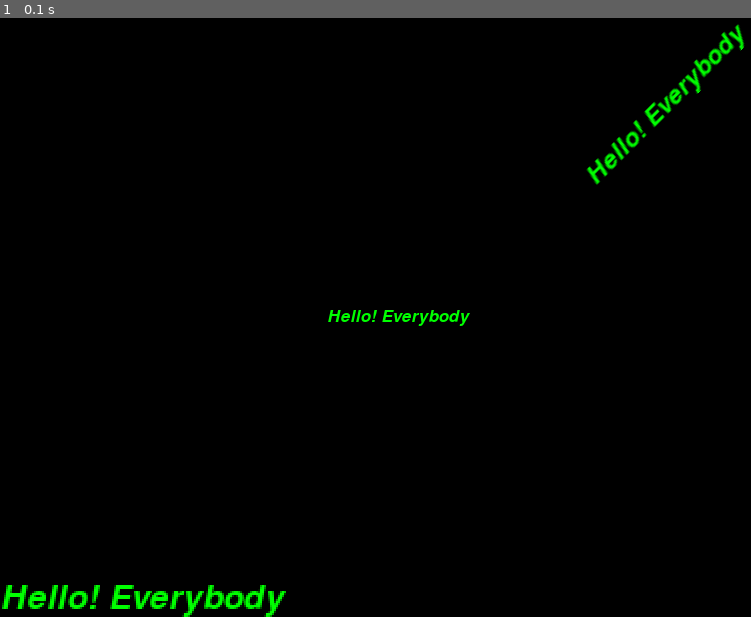
Above: before the commit, frame 1.
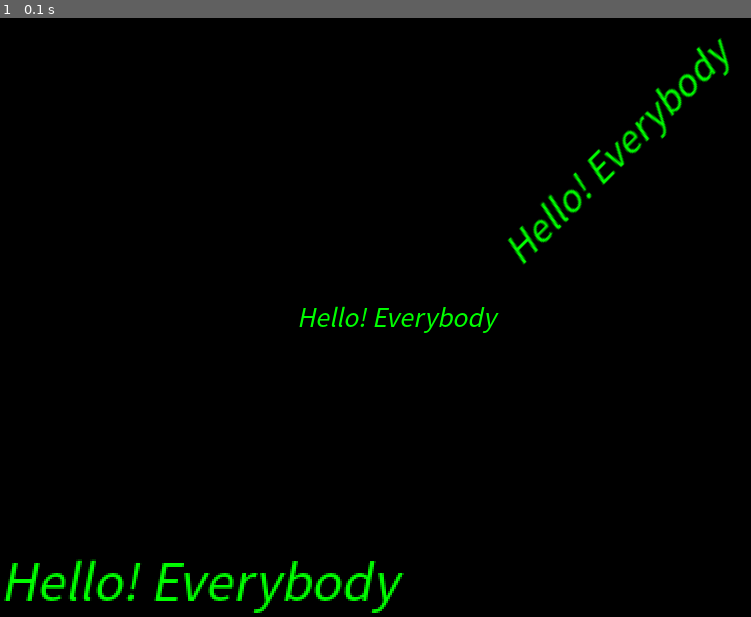
Above: after the commit, the same moment.

Repository: bruce12452002/pygameProject
Game: pygame game, started from 3.text.py
Two runs of this game, one before a commit and one after it. Both use one fixed random seed, a clock stepped at 60 frames per second and the inputs below.
Inputs:
- Up to frame 1 (0.1 s): no input

The runs differ from the first frame. In frame 1, 3.3% of the frame differs, in the area x 0-100%, y 1-100%.

Commit message:
add music and sound

Diff:
--- a/3.text.py
+++ b/3.text.py
@@ -8,7 +8,7 @@
 
 # Font(路徑, 大小)
 print(pg.font.get_fonts())  # 查看所有可用的字體
-font = pg.font.SysFont("Herculanum", 25, bold=False, italic=True)  # 字體，大小，粗體，斜體
+font = pg.font.SysFont("applesdgothicneo", 25, bold=False, italic=True)  # 字體，大小，粗體，斜體
 # font = pg.font.Font("xxx.ttf", 25)
 
 # render(文字, 是否平滑, 顏色, 背景色（預色透明）)
--- a/AirPlane/AirPlane.py
+++ b/AirPlane/AirPlane.py
@@ -1,3 +1,4 @@
+import math
 import random
 
 import pygame as pg
@@ -9,10 +10,19 @@
 pg.display.set_caption("打飛機")
 pg.display.set_icon(pg.image.load("../images/airplane.png"))
 PLAYER_STEP = 50
-# MONSTER_STEP = 3
+score = 0  # 玩家分數
+# game_over = False
 
 # 背景圖
 background_picture = pg.transform.scale(pg.image.load("background.jpeg"), (WIDTH, HEIGHT))
+
+# 背景音樂
+pg.mixer.music.load("../music/bacteria.mp3")
+pg.mixer.music.play(-1)
+
+# 音效
+bomb = pg.mixer.Sound("../sound/bomb.mp3")  # 敵人死掉的爆炸聲
+ju = pg.mixer.Sound("../sound/laser.mp3")  # 子彈發出的音效
 
 # 畫飛機
 airplane = pg.image.load("../images/airplane.png")
@@ -32,12 +42,47 @@
 monster8 = pg.transform.rotozoom(pg.image.load("../images/m8.png"), 0, zoom)
 
 
+def show_score():
+    font = pg.font.SysFont("applesdgothicneo", 25)
+    text = font.render(f"分數：{score}", True, (0, 255, 0))
+    w.blit(text, (0, 0))
+
+
+class Bullet:
+    def __init__(self):
+        self.img = pg.transform.rotozoom(pg.image.load("../images/bullet.png"), 0, 0.2)
+        self.x = airplane_pos_x + airplane_width // 2 - self.img.get_width() // 2
+        self.y = airplane_pos_y + 10
+        self.step = 10  # 子彈速度
+
+    def hit(self):
+        global score
+        for m in monsters:
+            if distance(self.x, self.y, m.x, m.y) < 30:
+                bomb.play()
+                for bs in bullets:
+                    if bs == self:
+                        bullets.remove(self)
+                m.reset()
+                score += 1
+
+
+bullets = []
+
+
 class Monster:
+    h = 20  # 初始化時，怪物比較下面，之後生成怪物就要高一點
+
     def __init__(self):
         self.img = random.sample([monster1, monster2, monster3, monster4, monster5, monster6, monster7, monster8], 1)[0]
+        # self.height = self.img.get_height()
         self.x = random.randint(0, WIDTH - self.img.get_width())
-        self.y = random.randint(0, HEIGHT // 3)
+        self.y = random.randint(0, HEIGHT // 3 + self.h)
         self.step = random.uniform(2, 3)
+
+    def reset(self):
+        self.x = random.randint(0, WIDTH - self.img.get_width())
+        self.y = random.randint(0, HEIGHT // 3 - self.h)
 
 
 monsters = []
@@ -45,7 +90,17 @@
     monsters.append(Monster())
 
 
+def show_bullets():
+    for b in bullets:
+        w.blit(b.img, (b.x, b.y))
+        b.hit()
+        b.y -= b.step
+        if b.y < 0:
+            bullets.remove(b)
+
+
 def show_monster():
+    global game_over
     for m in monsters:
         w.blit(m.img, (m.x, m.y))
         m.x += m.step
@@ -53,6 +108,21 @@
         if 0 > m.x or m.x > WIDTH - m.img.get_width():
             m.step *= -1
             m.y += 30
+            if m.y + m.img.get_height() > HEIGHT - airplane_height:
+                # game_over = True
+                monsters.clear()  # 遊戲結束，清空怪物
+
+
+def show_game_over():
+    font = pg.font.SysFont("applesdgothicneo", 64)
+    text = font.render("Game Over", True, (255, 0, 0))
+    w.blit(text, (WIDTH // 3, HEIGHT // 3))
+
+
+def distance(bullet_x, bullet_y, monster_x, monster_y):
+    x = bullet_x - monster_x
+    y = bullet_y - monster_y
+    return math.sqrt(x ** 2 + y ** 2)
 
 
 while True:
@@ -66,9 +136,13 @@
             elif e.key == pg.K_RIGHT:
                 if airplane_pos_x <= WIDTH - airplane_width:
                     airplane_pos_x += PLAYER_STEP
+            elif e.key == pg.K_SPACE:
+                bullets.append(Bullet())
+                ju.play()
 
     w.blit(background_picture, (0, 0))
     show_monster()
+    show_bullets()
     w.blit(airplane, (airplane_pos_x, airplane_pos_y))
-
+    show_score()
     pg.display.update()
--- a/TicTacToe/TicTacToe.py
+++ b/TicTacToe/TicTacToe.py
@@ -9,6 +9,14 @@
 pg.display.set_caption("井字遊戲")
 BG_COLOR = (100, 100, 100)
 w.fill(BG_COLOR)
+
+# 背景音樂
+pg.mixer.music.load("../music/fukakukuraiido.mp3")
+pg.mixer.music.play(-1)
+
+# 音效
+p1s = pg.mixer.Sound("../sound/sh_pickup01.mp3")
+p2s = pg.mixer.Sound("../sound/sh_pickup02.mp3")
 
 PAD = 3  # 3*3，格子數
 board = np.zeros((PAD, PAD))  # 產生 3*3 二維陣列
@@ -147,26 +155,33 @@
     for e in pg.event.get():
         if e.type == pg.QUIT:
             exit()
-        elif e.type == pg.MOUSEBUTTONDOWN and not game_over:
+        elif e.type == pg.MOUSEBUTTONUP and game_over:
+            restart()
+        elif e.type == pg.MOUSEBUTTONUP and not game_over:
             mouseX = e.pos[0]
             mouseY = e.pos[1]
             # print(mouseX, mouseY)
+
+            # 寬高互換 -->「滑鼠高 // 螢幕寬」和「滑鼠寬 // 螢幕高」 會對上 array
+            clicked_row = int(mouseY // AVG_PAD)
             clicked_col = int(mouseX // AVG_PAD)
-            clicked_row = int(mouseY // AVG_PAD)
             # print(clicked_row, clicked_col)
 
             if available_square(clicked_row, clicked_col):
                 if player == 1:
                     mark_square(clicked_row, clicked_col, player)
+                    p1s.play()
                     check_winner(player)
                     player = 2
                 elif player == 2:
                     mark_square(clicked_row, clicked_col, player)
+                    p2s.play()
                     check_winner(player)
                     player = 1
                 # print(board)
                 draw_figures()
                 pg.display.update()
+
         if e.type == pg.KEYDOWN:
             if e.key == pg.K_r:
                 restart()
--- /dev/null
+++ b/音樂音效下載.txt
@@ -0,0 +1,2 @@
+音樂下載： https://amachamusic.chagasi.com/index.html
+音效下載： https://taira-komori.jpn.org/freesoundtw.html
Binary file added: images/bullet.png
Not shown, added: music/bacteria.mp3
Not shown, added: music/fukakukuraiido.mp3
Not shown, added: sound/bomb.mp3
Not shown, added: sound/laser.mp3
Not shown, added: sound/sh_pickup01.mp3
Not shown, added: sound/sh_pickup02.mp3
